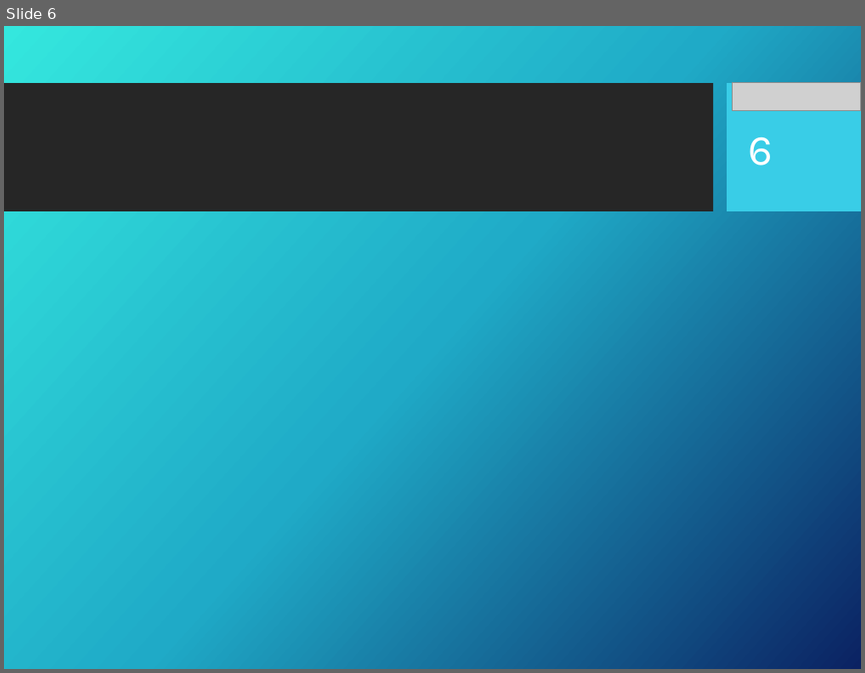
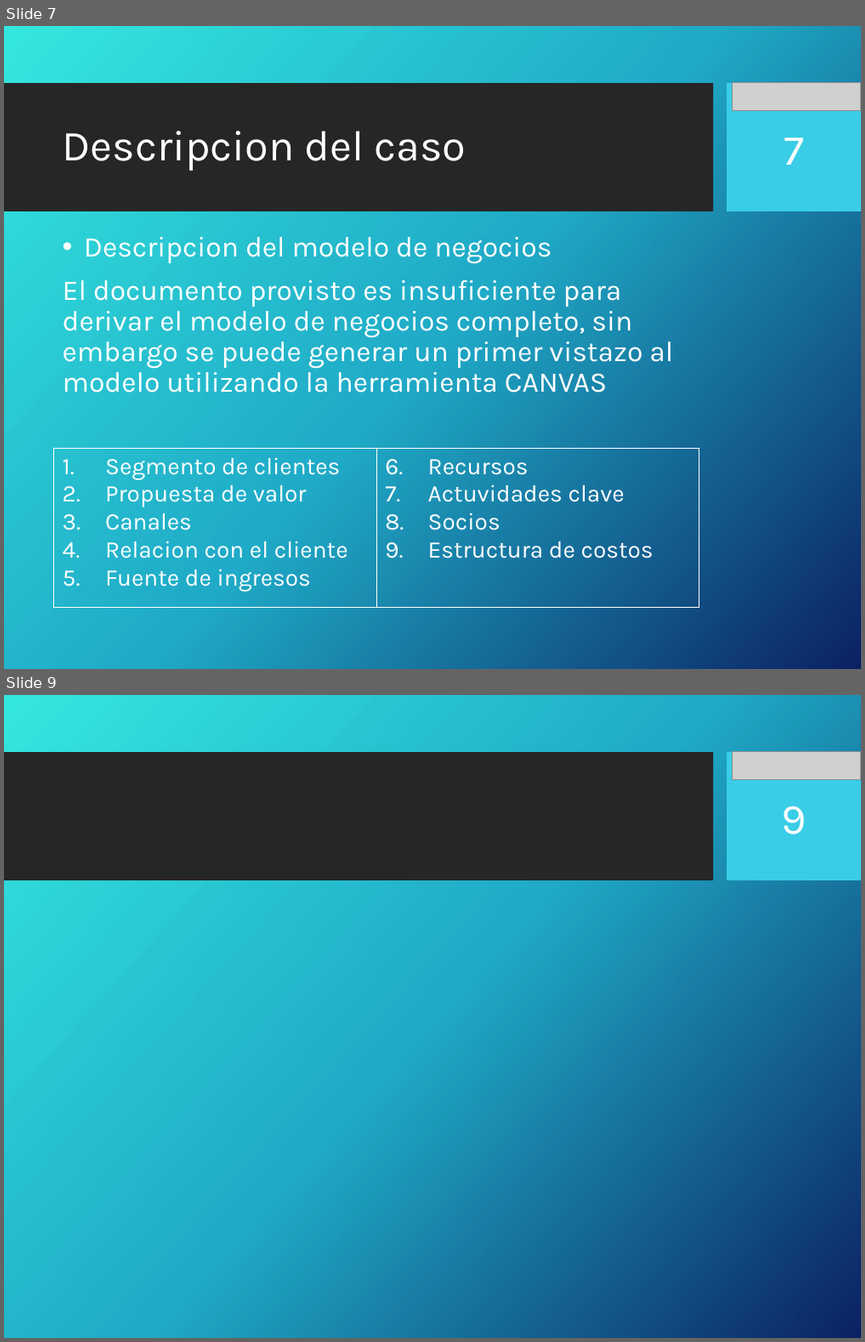
Before and after one commit to portafolio2016/hipocrates, a slide deck: docs/plan-de-proyecto/ppt-iteracion1.pptx. Shown one above the other, each under a label of ours: slide 6 before the commit, slides 7 and 9 after it; the slides between them are not shown. The pictures are 865x673 and 865x1342 pixels, drawn with LibreOffice and Linux fonts; fonts in the diff are those of the drawing; grey boxes stand for pictures; background and template pictures are left out. Boxes give left, top, right and bottom in pixels: in the first picture for what was removed or moved away, otherwise in the second. Text is boxed around its words. In the diff, an @@ line names an element or a change of style, - is before the commit and + after.

Commit message:
Actualización descripcion del caso

```diff
--- a/docs/plan-de-proyecto/ppt-iteracion1.pptx
+++ b/docs/plan-de-proyecto/ppt-iteracion1.pptx
@@ slide 7 added at (x1=4, y1=26, x2=861, y2=669), background picture (left out); not listed: 2 template elements that a slide beside it also shows @@
@@ picture added at (x1=732, y1=83, x2=861, y2=112) @@
@@ title added at (x1=63, y1=131, x2=466, y2=170), 36 pt, text #FFFFFF @@
+Descripcion del caso
@@ page number added at (x1=783, y1=137, x2=804, y2=165), 36 pt, text #FFFFFF @@
+7
@@ text added at (x1=63, y1=237, x2=673, y2=392), 24 pt, text #FFFFFF @@
+• Descripcion del modelo de negocios
+El documento provisto es insuficiente para derivar el modelo de negocios completo, sin embargo se puede generar un primer vistazo al modelo utilizando la herramienta CANVAS
@@ table added at (x1=53, y1=448, x2=699, y2=607), 1 rows, 2 columns @@
+Segmento de clientes / Propuesta de valor / Canales / Relacion con el cliente / Fuente de ingresos | Recursos / Actuvidades clave / Socios / Estructura de costos
@@ what was slide 6 is now slide 9 @@
@@ page number at (x1=781, y1=806, x2=806, y2=834): text changed @@
-6
+9
```
Also in this commit, not shown: 2 other slides added.
